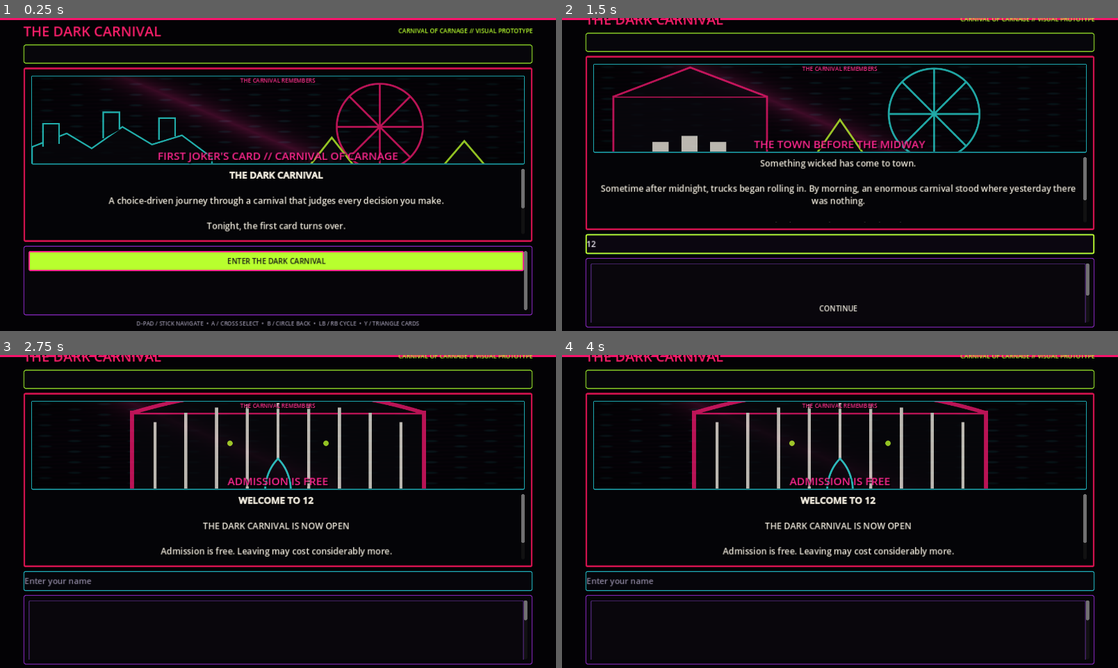
Above: before the commit, frames 1-4 (two rows, left to right).
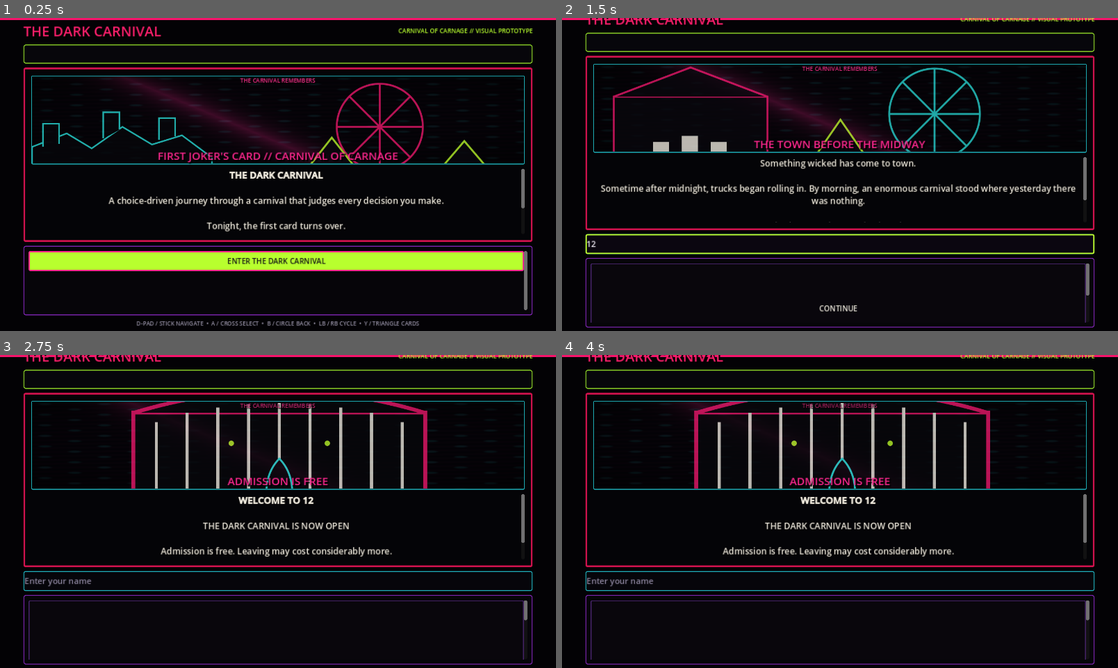
Above: after the commit, the same moments.

Repository: d1inthechamber/Dark-Carnival
Game: Godot game, scene res://scenes/Main.tscn
The game is run twice, just before and just after one commit, with the same random seed, the same clock (stepped at 60 frames per second) and the same inputs.
Inputs (mouse positions are in pixels of both pictures, inside the frame that each line leads up to):
- Up to frame 1 (0.25 s): no input
- Up to frame 2 (1.5 s): click "ENTER THE DARK CARNIVAL" at 0.5 s; click (840, 243) at 1.27 s; type "12" at 1.35 s
- Up to frame 3 (2.75 s): click "CONTINUE" at 2 s
- Up to frame 4 (4 s): tap Enter at 2.75 s; move the mouse to (962, 495) at 2.77 s; click (962, 495) at 2.92 s; tap Space at 3.5 s; move the mouse to (728, 527) at 3.52 s; click (728, 527) at 3.67 s

The runs differ from the first frame. In frame 2, 0.7% of the frame differs, in the area x 9-76%, y 15-43%; in frame 3, 1.8%; in frame 4, 2.7%, in the area x 23-77%, y 14-43%.

Commit message:
Wire ambient motion into comic frame

Diff:
--- a/scenes/ui/ComicFrame.tscn
+++ b/scenes/ui/ComicFrame.tscn
@@ -1,7 +1,8 @@
-[gd_scene load_steps=6 format=3]
+[gd_scene load_steps=7 format=3]
 
 [ext_resource path="res://assets/shaders/comic_halftone.gdshader" type="Shader" id="1_shader"]
 [ext_resource path="res://assets/ui/carnival_silhouette.svg" type="Texture2D" id="2_silhouette"]
+[ext_resource path="res://scripts/ui/ComicFrameFX.gd" type="Script" id="3_fx"]
 
 [sub_resource type="StyleBoxFlat" id="StyleBox_frame"]
 bg_color = Color(0.018, 0.015, 0.027, 0.98)
@@ -33,6 +34,7 @@
 [node name="ComicFrame" type="PanelContainer"]
 size_flags_vertical = 3
 theme_override_styles/panel = SubResource("StyleBox_frame")
+script = ExtResource("3_fx")
 
 [node name="Margin" type="MarginContainer" parent="."]
 layout_mode = 2
